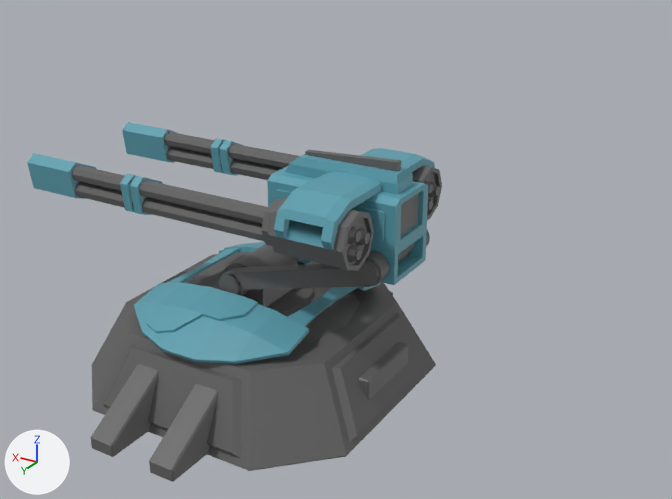
One commit to the FBX model Assets/models/Tanks/Animation/Turret2Animation.fbx: the scene before it, then after it.
The view is the same before and after, from a 50 mm camera at (-2.47, 6.81, 2.45) aimed at (0.35, 2.1, 0.1). Lighting does not change. The marker at lower left points along +X, +Y and +Z. Both versions are drawn at frame 2 of the action 'Cube.002|Cube.004Action.001'; the numbers are the values there.
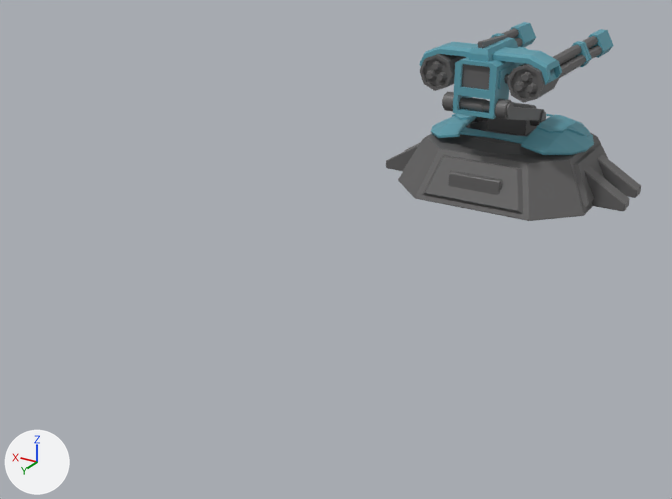
Pixel boxes [x1, y1, x2, y2] of what changed, in the pictures (672 x 499 px):
'Cube.003', moved, turned: before [91, 252, 436, 482]; after [386, 119, 641, 221]
'Cube.029', mesh turned, moved: before [261, 148, 442, 285]; after [420, 35, 562, 119]
'Cube.021', deleted (cyan): before [134, 242, 380, 364]
    faces in mat_blue (cyan #5c9faf): [134, 242, 380, 364]
    faces in mat_gray (dark grey #636161): [185, 244, 360, 345]
'Cube.002', moved, turned: before [27, 153, 370, 263]; after [426, 22, 536, 82]
'Cube.010', moved, turned: before [122, 122, 440, 210]; after [515, 29, 614, 94]
'Cube.023', moved, turned: before [219, 230, 430, 296]; after [442, 92, 546, 126]
'Turret2', added: after [431, 102, 594, 156]
    faces in mat_blue (cyan #5c9faf): [431, 114, 594, 155]
    faces in mat_gray (dark grey #636161): [450, 102, 539, 156]

Diff of the bpy script that builds the scene:
```diff
--- a/Assets/models/Tanks/Animation/Turret2Animation.fbx.py
+++ b/Assets/models/Tanks/Animation/Turret2Animation.fbx.py
@@ me_cube_017 @@
 me_cube_017.from_pydata(...)  # 352 vertices, 292 faces; spans x 16.7..81.7, y 72.6..123.2, z -48.9..48.8
 # used by ob_cube_029; parent = ob_cube_021; location = (0.0, 0.0, 0.0000305)
+# me_cube_017 part 1: the whole mesh is turned 90 degrees about the y axis through the mesh origin
 me_cube_017.materials.append(mat_gray)
@@ me_cube_010 @@
 me_cube_010.from_pydata(...)  # 936 vertices, 810 faces; spans x -7.7..79.8, y 48.4..87.0, z -24.8..24.9
 # used by ob_cube_023; parent = ob_cube_021; location = (0.0, 0.0, 0.0000305)
+# me_cube_010 part 3: the whole mesh is turned 90 degrees about the y axis through the mesh origin
 me_cube_010.materials.append(mat_gray)
@@ me_cube_008 @@
 me_cube_008.from_pydata(...)  # 132 vertices, 102 faces; spans x -117.0..68.0, y -8.0..10.0, z -10.0..10.0
 # used by ob_cube_010; parent = ob_cube_021; location = (7.774, 97.47, -33.79); rotation_euler = (0.628, 0.0, 0.0), in degrees (36, 0, 0)
+# me_cube_008 part 2: the whole mesh is turned 90 degrees about the y axis through the mesh origin
 me_cube_008.materials.append(mat_gray)
@@ me_cube_035 @@
 me_cube_035.from_pydata(...)  # 192 vertices, 194 faces; spans x -76.0..76.0, y 0.0..37.0, z -99.0..99.0
 # used by ob_cube_003; location = (0.0, 3.414, -0.001); rotation_euler = (1.571, 0.0, -3.142), in degrees (90, 0, -180); scale = (0.01, 0.01, 0.01)
+# me_cube_035 part 5: the whole mesh is turned 90 degrees about the y axis through its middle
 me_cube_035.materials.append(mat_gray)
@@ me_cube_007 @@
 me_cube_007.from_pydata(...)  # 132 vertices, 102 faces; spans x -117.0..68.0, y -8.0..10.0, z -10.0..10.0
 # used by ob_cube_002; parent = ob_cube_021; location = (7.774, 97.47, 33.61); rotation_euler = (0.628, 0.0, 0.0), in degrees (36, 0, 0)
+# me_cube_007 part 4: the whole mesh is turned 90 degrees about the y axis through the mesh origin
 me_cube_007.materials.append(mat_gray)
@@ ob_cube_029 @@
 ob_cube_029 = bpy.data.objects.new('Cube.029', me_cube_017)
-ob_cube_029.parent = ob_cube_021
+ob_cube_029.parent = ob_turret2
 ob_cube_029.location = (0.0, 0.0, 0.0000305)
@@ ob_cube_023 @@
 ob_cube_023 = bpy.data.objects.new('Cube.023', me_cube_010)
-ob_cube_023.parent = ob_cube_021
+ob_cube_023.parent = ob_turret2
 ob_cube_023.location = (0.0, 0.0, 0.0000305)
+ob_cube_023.rotation_euler = (-0.0196, 0.0, 0.0)  # degrees (-1.1, 0, 0)
@@ ob_cube_021 @@
-ob_cube_021 = bpy.data.objects.new('Cube.021', me_cube_018)
@@ ob_cube_010 @@
 ob_cube_010 = bpy.data.objects.new('Cube.010', me_cube_008)
-ob_cube_010.parent = ob_cube_021
-ob_cube_010.location = (7.774, 97.47, -33.79)
-ob_cube_010.rotation_euler = (0.628, 0.0, 0.0)  # degrees (36, 0, 0)
+ob_cube_010.parent = ob_turret2
+ob_cube_010.location = (-33.75, 97.42, -7.752)
@@ ob_cube_003 @@
 ob_cube_003 = bpy.data.objects.new('Cube.003', me_cube_035)
-ob_cube_003.location = (0.0, 3.414, -0.001)
-ob_cube_003.rotation_euler = (1.571, 0.0, -3.142)  # degrees (90, 0, -180)
+ob_cube_003.location = (0.0, 0.0, 0.0)
+ob_cube_003.rotation_euler = (1.571, 0.0, 0.0)  # degrees (90, 0, 0)
 ob_cube_003.scale = (0.01, 0.01, 0.01)
@@ ob_cube_002 @@
 ob_cube_002 = bpy.data.objects.new('Cube.002', me_cube_007)
-ob_cube_002.parent = ob_cube_021
-ob_cube_002.location = (7.774, 97.47, 33.61)
-ob_cube_002.rotation_euler = (0.628, 0.0, 0.0)  # degrees (36, 0, 0)
+ob_cube_002.parent = ob_turret2
+ob_cube_002.location = (33.65, 97.42, -7.752)
@@ ob_turret2 @@
+ob_turret2 = bpy.data.objects.new('Turret2', me_cube_018_1)  # 282 vertices, 215 faces; spans x -62.8..64.4, y 33.2..64.0, z -55.9..56.0; in mat_gray (dark grey #636161), mat_blue (cyan #5c9faf)
+ob_turret2.location = (0.0, 0.0, 0.0)
+ob_turret2.rotation_euler = (1.571, 0.0, 0.0)  # degrees (90, 0, 0)
+ob_turret2.scale = (0.01, 0.01, 0.01)
```
